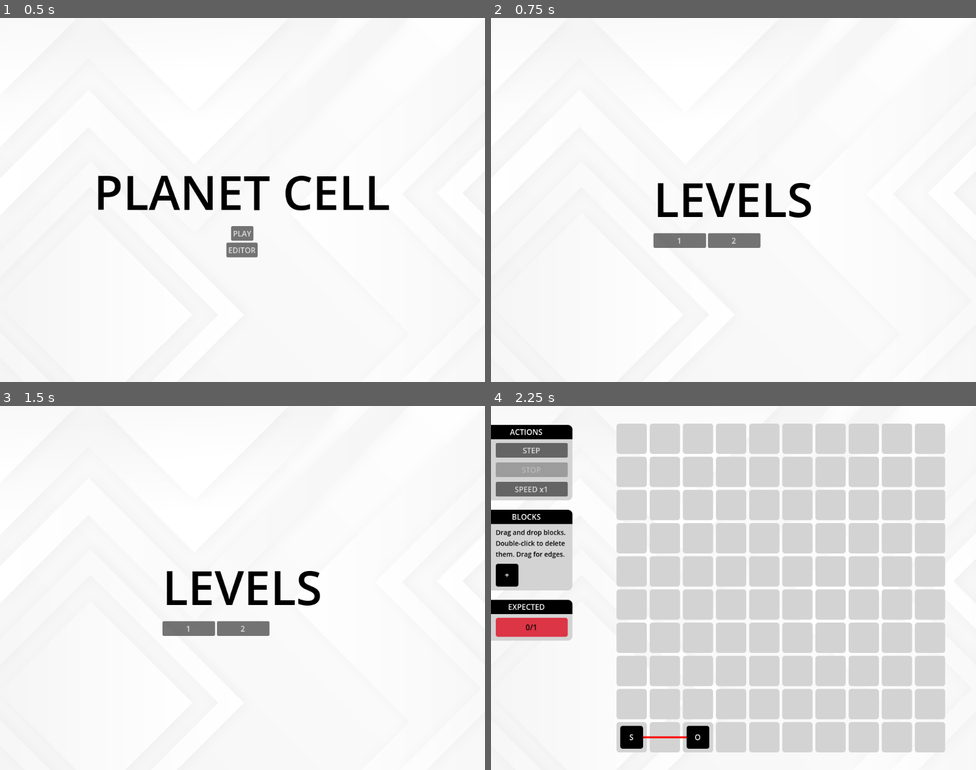
Above: before the commit, frames 1-4 (two rows, left to right).
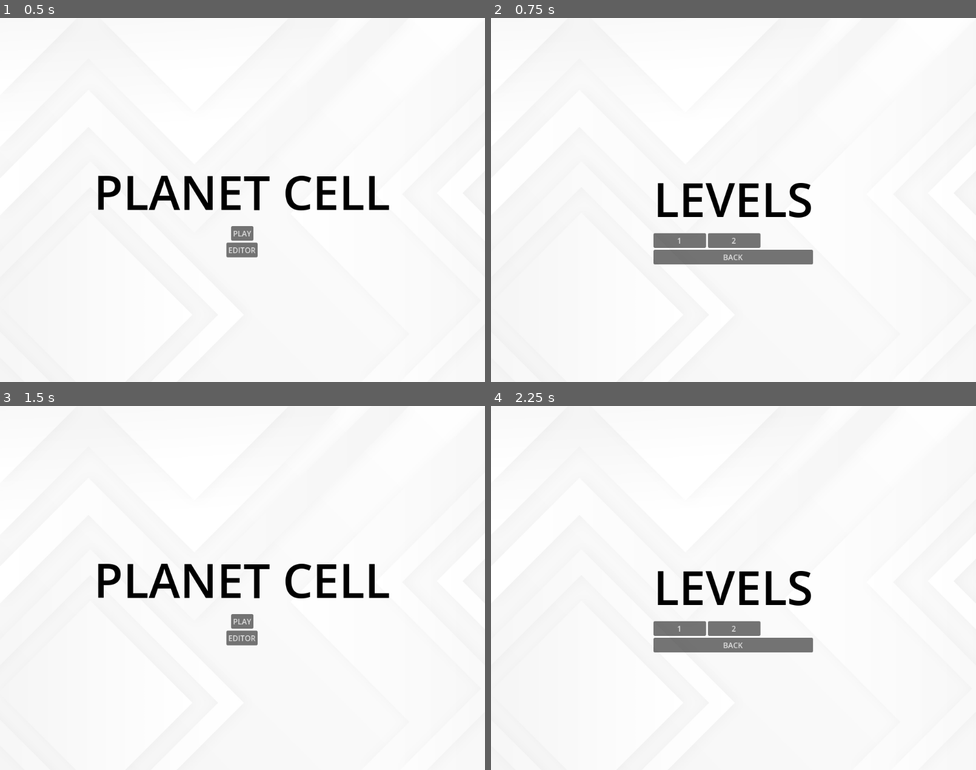
Above: after the commit, the same moments.

Repository: ricoapon/planet-cell
Game: Godot game, scene res://scenes/Main.tscn
Same seed, same stepped clock (60 frames per second), same inputs: the game is played once before the commit and once after it.
Inputs (mouse positions are in pixels of both pictures, inside the frame that each line leads up to):
- Up to frame 1 (0.5 s): no input
- Up to frame 2 (0.75 s): click "PLAY" at 0.5 s
- Up to frame 3 (1.5 s): click (242, 646) at 1.25 s, where only the run after the commit has a clickable "BACK"
- Up to frame 4 (2.25 s): click (733, 620) at 2 s, where only the run after the commit has a clickable "PLAY"

Frame 1 is identical in both runs. In frame 2, 1.4% of the frame differs, in the area x 33-67%, y 63-68%; in frame 3, 3.9%; in frame 4, 61%, in the area x 0-94%, y 4-96%.

Commit message:
Add back buttons

Diff:
--- a/scenes/Main.gd
+++ b/scenes/Main.gd
@@ -29,6 +29,7 @@
 	add_child(current_screen)
 	current_screen.init(grid)
 	current_screen.connect("go_to_play_screen", load_play_from_editor)
+	current_screen.connect("back", load_menu_screen)
 
 func load_play_from_editor(grid: Grid):
 	clear()
@@ -36,12 +37,14 @@
 	add_child(current_screen)
 	current_screen.init(grid, true)
 	current_screen.connect("go_to_editor", load_editor)
+	current_screen.connect("back", load_menu_screen)
 
 func load_select_level():
 	clear()
 	current_screen = SelectLevelScreenScene.instantiate()
 	add_child(current_screen)
 	current_screen.connect("go_to_level", load_level)
+	current_screen.connect("back", load_menu_screen)
 
 func load_level(level_index: int):
 	clear()
@@ -49,6 +52,7 @@
 	current_screen = PlayGridScreenScene.instantiate()
 	add_child(current_screen)
 	current_screen.init(grid)
+	current_screen.connect("back", load_select_level)
 	if Level.all.size() > level_index + 1:
 		current_screen.connect("next_level", func(): load_level(level_index + 1))
 	else:
--- a/scenes/screens/EditGridScreen.gd
+++ b/scenes/screens/EditGridScreen.gd
@@ -2,6 +2,8 @@
 extends Control
 
 @onready var ExportImportPopupScene = preload("res://scenes/components/popups/ExportImportPopup.tscn")
+
+signal back
 
 var grid: Grid
 
@@ -35,3 +37,6 @@
 	# Null means error situation.
 	if new_grid != null:
 		init(new_grid)
+
+func _on_back_to_menu_pressed() -> void:
+	back.emit()
--- a/scenes/screens/EditGridScreen.tscn
+++ b/scenes/screens/EditGridScreen.tscn
@@ -24,10 +24,14 @@
 
 [node name="VBoxContainer" type="VBoxContainer" parent="."]
 layout_mode = 0
-offset_top = 40.0
+offset_top = 20.0
 offset_right = 160.0
-offset_bottom = 768.0
+offset_bottom = 748.0
 theme_override_constants/separation = 20
+
+[node name="BackToMenu" type="Button" parent="VBoxContainer"]
+layout_mode = 2
+text = "BACK TO MENU"
 
 [node name="ActionsSidePanel" parent="VBoxContainer" instance=ExtResource("2_4v46g")]
 layout_mode = 2
@@ -84,6 +88,7 @@
 
 [node name="AcceptDialog" type="AcceptDialog" parent="."]
 
+[connection signal="pressed" from="VBoxContainer/BackToMenu" to="." method="_on_back_to_menu_pressed"]
 [connection signal="pressed" from="VBoxContainer/ActionsSidePanel/VBoxContainer/MarginContainer/VBoxContainer/PlayButton" to="." method="_on_play_button_pressed"]
 [connection signal="pressed" from="VBoxContainer/ActionsSidePanel/VBoxContainer/MarginContainer/VBoxContainer/ExportImportButton" to="." method="_on_export_button_pressed"]
 
--- a/scenes/screens/PlayGridScreen.gd
+++ b/scenes/screens/PlayGridScreen.gd
@@ -13,6 +13,7 @@
 
 signal next_level
 signal go_to_editor(grid: Grid)
+signal back
 
 func init(_grid: Grid, _editor_mode: bool = false):
 	grid = _grid
@@ -48,3 +49,6 @@
 	grid_execution_view.queue_free()
 	grid_execution_view = null
 	StopButton.disabled = true
+
+func _on_back_to_menu_pressed() -> void:
+	back.emit()
--- a/scenes/screens/PlayGridScreen.tscn
+++ b/scenes/screens/PlayGridScreen.tscn
@@ -24,10 +24,14 @@
 
 [node name="VBoxContainer" type="VBoxContainer" parent="."]
 layout_mode = 0
-offset_top = 40.0
-offset_right = 160.0
-offset_bottom = 768.0
+offset_top = 20.0
+offset_right = 172.0
+offset_bottom = 769.0
 theme_override_constants/separation = 20
+
+[node name="BackToMenu" type="Button" parent="VBoxContainer"]
+layout_mode = 2
+text = "BACK TO MENU"
 
 [node name="ActionsSidePanel" parent="VBoxContainer" instance=ExtResource("3_5x7gv")]
 layout_mode = 2
@@ -106,6 +110,7 @@
 position = Vector2i(0, 36)
 dialog_text = "The output is incorrect. Try again."
 
+[connection signal="pressed" from="VBoxContainer/BackToMenu" to="." method="_on_back_to_menu_pressed"]
 [connection signal="pressed" from="VBoxContainer/ActionsSidePanel/VBoxContainer/MarginContainer/VBoxContainer/EditorButton" to="." method="_on_editor_button_pressed"]
 [connection signal="pressed" from="VBoxContainer/ActionsSidePanel/VBoxContainer/MarginContainer/VBoxContainer/StepButton" to="." method="_on_step_button_pressed"]
 [connection signal="pressed" from="VBoxContainer/ActionsSidePanel/VBoxContainer/MarginContainer/VBoxContainer/StopButton" to="." method="_on_stop"]
--- a/scenes/screens/SelectLevelScreen.gd
+++ b/scenes/screens/SelectLevelScreen.gd
@@ -4,6 +4,7 @@
 @onready var levels_container = $VBoxContainer/LevelsContainer
 
 signal go_to_level(int)
+signal back
 
 func _ready():
 	for i in Level.all.size():
@@ -16,3 +17,6 @@
 	button.size_flags_horizontal = Control.SIZE_EXPAND_FILL
 	button.pressed.connect(func(): go_to_level.emit(level_index))
 	return button
+
+func _on_back_button_pressed() -> void:
+	back.emit()
--- a/scenes/screens/SelectLevelScreen.tscn
+++ b/scenes/screens/SelectLevelScreen.tscn
@@ -31,3 +31,9 @@
 [node name="LevelsContainer" type="GridContainer" parent="VBoxContainer"]
 layout_mode = 2
 columns = 3
+
+[node name="BackButton" type="Button" parent="VBoxContainer"]
+layout_mode = 2
+text = "BACK"
+
+[connection signal="pressed" from="VBoxContainer/BackButton" to="." method="_on_back_button_pressed"]
